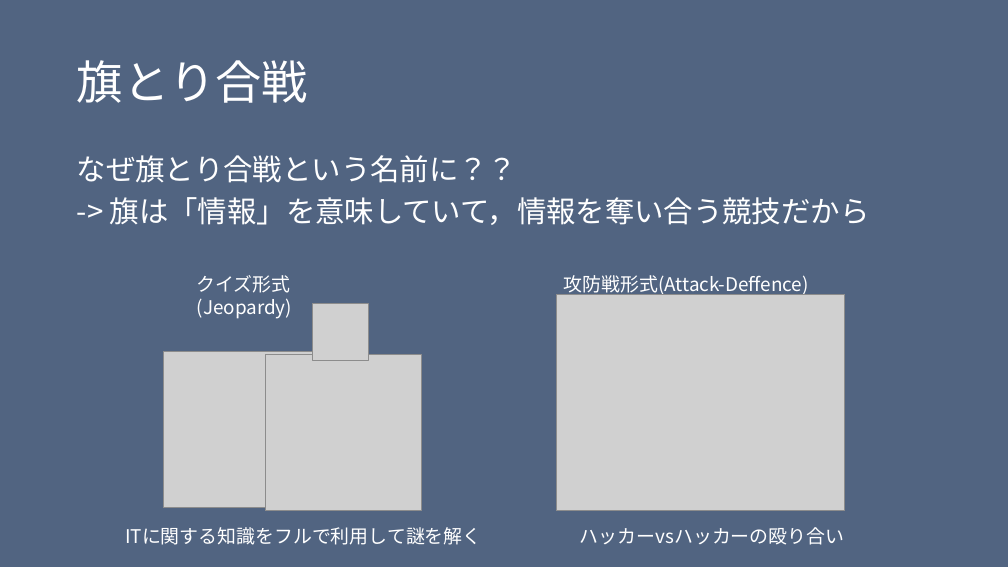
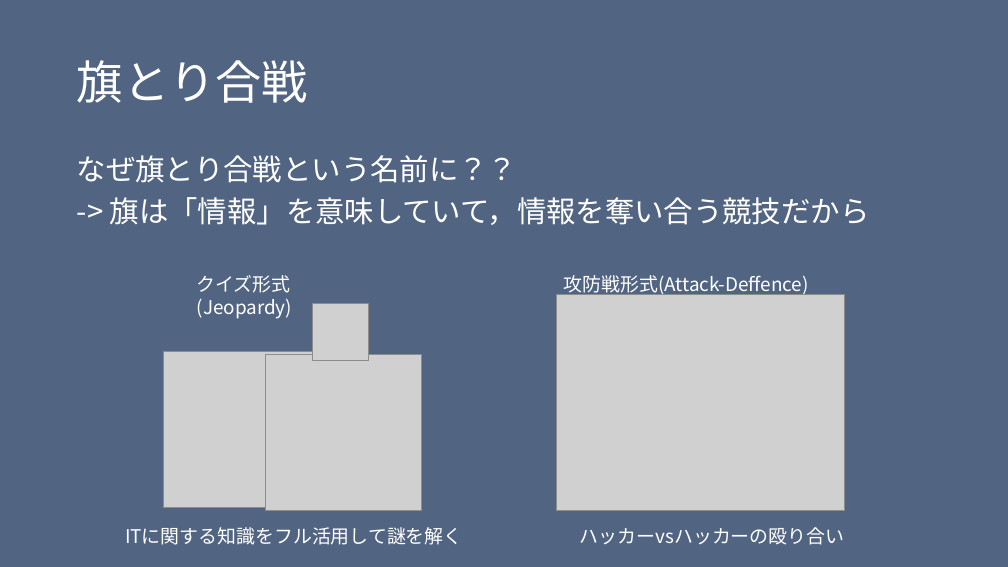
Before and after one commit to H0ndh11/CTF, a slide deck: slide 3 of ゼミ発表資料/ctf発表スライド.pptx. Drawn at 1008x567 pixels with LibreOffice and Linux fonts; fonts in the diff are those of the drawing; grey boxes stand for pictures. Boxes give left, top, right and bottom in pixels: in the first picture for what was removed or moved away, otherwise in the second. Text is boxed around its words. In the diff, an @@ line names an element or a change of style, - is before the commit and + after.

```diff
--- a/ゼミ発表資料/ctf発表スライド.pptx
+++ b/ゼミ発表資料/ctf発表スライド.pptx
@@ text at (125, 527, 463, 545): text changed @@
-ITに関する知識をフルで利用して謎を解く
+ITに関する知識をフル活用して謎を解く
```
Also in this commit, not shown: 1 other slide changed, 3 slides added, 1 other file.
